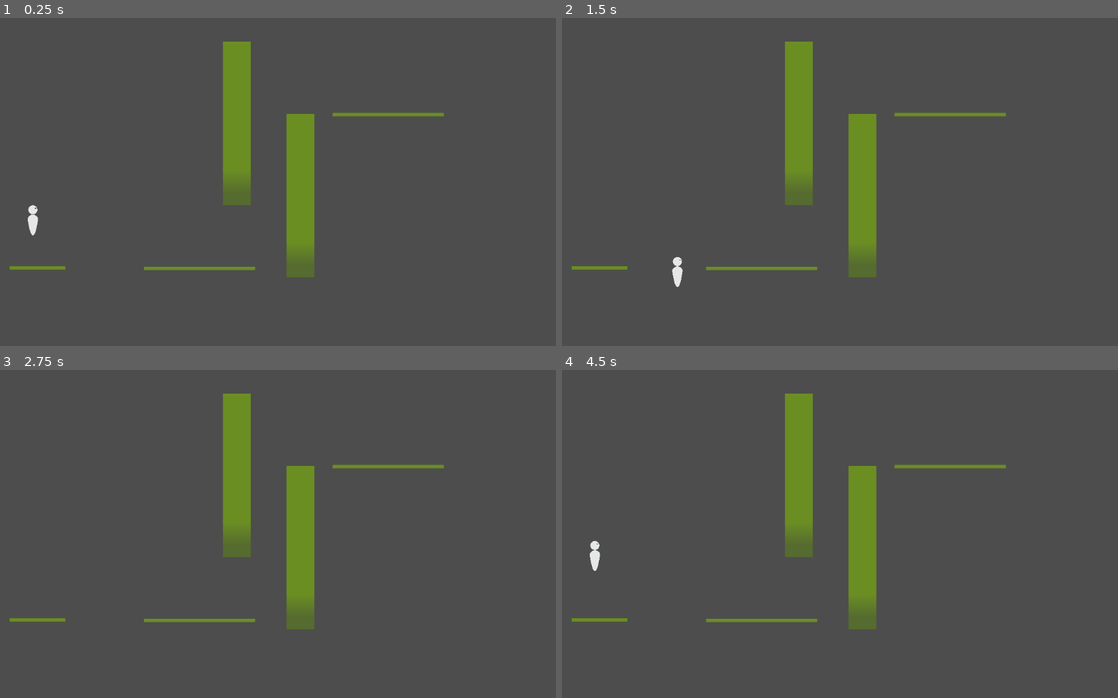
Above: before the commit, frames 1-4 (two rows, left to right).
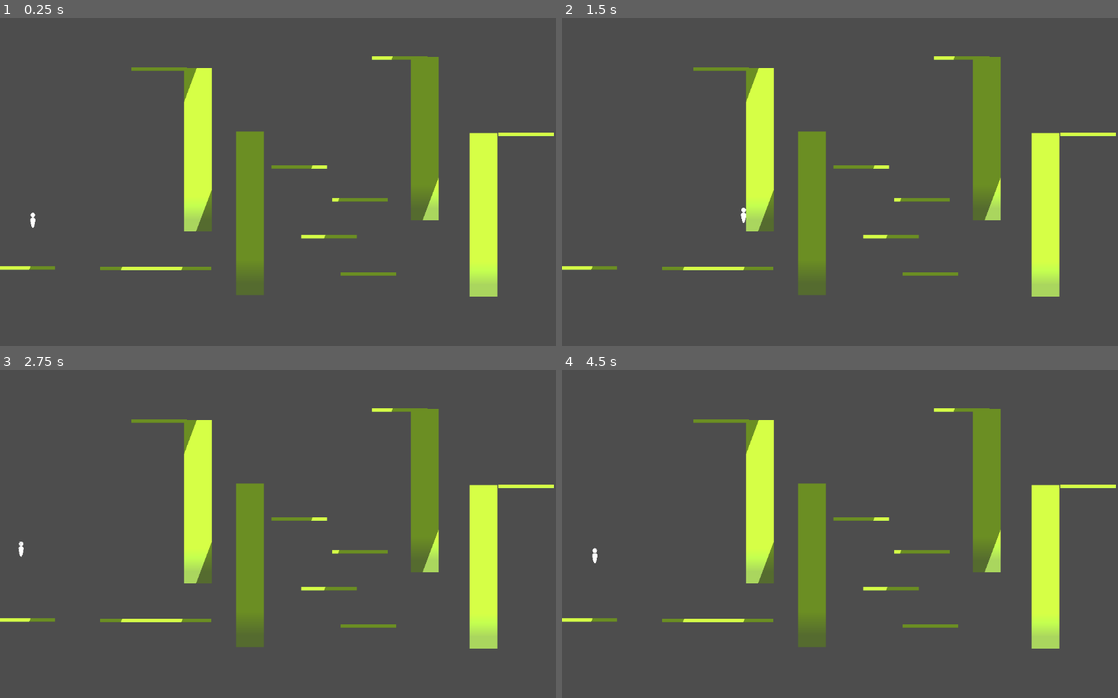
Above: after the commit, the same moments.

Repository: NeonGamerBot-QK/counterspell-boston
Game: Godot game, scene res://Levels/Demo.tscn
Same seed, same stepped clock (60 frames per second), same inputs: the game is played once before the commit and once after it.
Inputs:
- Up to frame 1 (0.25 s): no input
- Up to frame 2 (1.5 s): hold D (right) from 0.53 s (still down); tap Shift (dash) at 0.6, 1.35 s; tap Space (jump) at 0.77 s
- Up to frame 3 (2.75 s): tap Space (jump) at 1.52 s; release D (right) at 2.03 s; hold A (left) from 2.03 s (still down); tap Shift (dash) at 2.1 s
- Up to frame 4 (4.5 s): tap Enter at 2.75 s; release A (left) at 2.78 s; hold D (right) 2.78-4.25 s; tap Shift (dash) at 2.85, 3.6 s; tap Space (jump) at 3.02, 3.77 s; tap M (menu) at 4.15 s; click "Back to game" at 4.25 s

The runs differ from the first frame. In frame 1, 15% of the frame differs, in the area x 0-100%, y 7-85%; in frame 2, 15%; in frame 3, 15%; in frame 4, 15%.

Commit message:
Send items

Diff:
--- a/Levels/Demo.tscn
+++ b/Levels/Demo.tscn
@@ -11,6 +11,9 @@
 [sub_resource type="RectangleShape2D" id="RectangleShape2D_3gbcj"]
 size = Vector2(110, 6.5)
 
+[sub_resource type="OccluderPolygon2D" id="OccluderPolygon2D_qyyyj"]
+polygon = PackedVector2Array(-567, -298, -400, -298, -400, -260, -566, -260)
+
 [node name="Node2D" type="Node2D"]
 position = Vector2(569, 296)
 script = ExtResource("1_3do08")
@@ -24,7 +27,7 @@
 shape = SubResource("RectangleShape2D_fslva")
 
 [node name="Platform1" type="StaticBody2D" parent="."]
-position = Vector2(-495, 200)
+position = Vector2(-515, 200)
 metadata/_edit_group_ = true
 
 [node name="PlatformHitbox" type="CollisionShape2D" parent="Platform1"]
@@ -34,7 +37,7 @@
 texture = ExtResource("3_e1cjm")
 
 [node name="Platform2" type="StaticBody2D" parent="."]
-position = Vector2(-174, 201)
+position = Vector2(-261, 201)
 metadata/_edit_group_ = true
 
 [node name="PlatformHitbox" type="CollisionShape2D" parent="Platform2"]
@@ -46,7 +49,8 @@
 texture = ExtResource("3_e1cjm")
 
 [node name="Platform4" type="StaticBody2D" parent="."]
-position = Vector2(199, -104)
+position = Vector2(23, 0)
+scale = Vector2(0.5, 1)
 metadata/_edit_group_ = true
 
 [node name="PlatformHitbox" type="CollisionShape2D" parent="Platform4"]
@@ -57,8 +61,86 @@
 scale = Vector2(2, 1)
 texture = ExtResource("3_e1cjm")
 
+[node name="Platform5" type="StaticBody2D" parent="."]
+position = Vector2(143, 65)
+scale = Vector2(0.5, 1)
+metadata/_edit_group_ = true
+
+[node name="PlatformHitbox" type="CollisionShape2D" parent="Platform5"]
+scale = Vector2(2, 1)
+shape = SubResource("RectangleShape2D_3gbcj")
+
+[node name="PlatformSprite" type="Sprite2D" parent="Platform5"]
+scale = Vector2(2, 1)
+texture = ExtResource("3_e1cjm")
+
+[node name="Platform6" type="StaticBody2D" parent="."]
+position = Vector2(82, 138)
+scale = Vector2(0.5, 1)
+metadata/_edit_group_ = true
+
+[node name="PlatformHitbox" type="CollisionShape2D" parent="Platform6"]
+scale = Vector2(2, 1)
+shape = SubResource("RectangleShape2D_3gbcj")
+
+[node name="PlatformSprite" type="Sprite2D" parent="Platform6"]
+scale = Vector2(2, 1)
+texture = ExtResource("3_e1cjm")
+
+[node name="Platform7" type="StaticBody2D" parent="."]
+position = Vector2(160, 212)
+scale = Vector2(0.5, 1)
+metadata/_edit_group_ = true
+
+[node name="PlatformHitbox" type="CollisionShape2D" parent="Platform7"]
+scale = Vector2(2, 1)
+shape = SubResource("RectangleShape2D_3gbcj")
+
+[node name="PlatformSprite" type="Sprite2D" parent="Platform7"]
+scale = Vector2(2, 1)
+texture = ExtResource("3_e1cjm")
+
+[node name="Platform8" type="StaticBody2D" parent="."]
+position = Vector2(472, -65)
+scale = Vector2(0.5, 1)
+metadata/_edit_group_ = true
+
+[node name="PlatformHitbox" type="CollisionShape2D" parent="Platform8"]
+scale = Vector2(2, 1)
+shape = SubResource("RectangleShape2D_3gbcj")
+
+[node name="PlatformSprite" type="Sprite2D" parent="Platform8"]
+scale = Vector2(2, 1)
+texture = ExtResource("3_e1cjm")
+
+[node name="Platform9" type="StaticBody2D" parent="."]
+position = Vector2(222, -216)
+scale = Vector2(0.5, 1)
+metadata/_edit_group_ = true
+
+[node name="PlatformHitbox" type="CollisionShape2D" parent="Platform9"]
+scale = Vector2(2, 1)
+shape = SubResource("RectangleShape2D_3gbcj")
+
+[node name="PlatformSprite" type="Sprite2D" parent="Platform9"]
+scale = Vector2(2, 1)
+texture = ExtResource("3_e1cjm")
+
+[node name="Platform10" type="StaticBody2D" parent="."]
+position = Vector2(-254, -194)
+scale = Vector2(0.5, 1)
+metadata/_edit_group_ = true
+
+[node name="PlatformHitbox" type="CollisionShape2D" parent="Platform10"]
+scale = Vector2(2, 1)
+shape = SubResource("RectangleShape2D_3gbcj")
+
+[node name="PlatformSprite" type="Sprite2D" parent="Platform10"]
+scale = Vector2(2, 1)
+texture = ExtResource("3_e1cjm")
+
 [node name="Wall" type="StaticBody2D" parent="."]
-position = Vector2(26, 56)
+position = Vector2(-74, 91)
 metadata/_edit_group_ = true
 
 [node name="PlatformHitbox" type="CollisionShape2D" parent="Wall"]
@@ -70,8 +152,34 @@
 scale = Vector2(0.5, 46.2857)
 texture = ExtResource("3_e1cjm")
 
+[node name="Wall3" type="StaticBody2D" parent="."]
+position = Vector2(272, -57)
+metadata/_edit_group_ = true
+
+[node name="PlatformHitbox" type="CollisionShape2D" parent="Wall3"]
+scale = Vector2(0.5, 50)
+shape = SubResource("RectangleShape2D_3gbcj")
+
+[node name="PlatformSprite" type="Sprite2D" parent="Wall3"]
+position = Vector2(0, -3.33786e-05)
+scale = Vector2(0.5, 46.2857)
+texture = ExtResource("3_e1cjm")
+
+[node name="Wall4" type="StaticBody2D" parent="."]
+position = Vector2(388, 94)
+metadata/_edit_group_ = true
+
+[node name="PlatformHitbox" type="CollisionShape2D" parent="Wall4"]
+scale = Vector2(0.5, 50)
+shape = SubResource("RectangleShape2D_3gbcj")
+
+[node name="PlatformSprite" type="Sprite2D" parent="Wall4"]
+position = Vector2(0, -3.33786e-05)
+scale = Vector2(0.5, 46.2857)
+texture = ExtResource("3_e1cjm")
+
 [node name="Wall2" type="StaticBody2D" parent="."]
-position = Vector2(-100, -87)
+position = Vector2(-177, -35)
 metadata/_edit_group_ = true
 
 [node name="PlatformHitbox" type="CollisionShape2D" parent="Wall2"]
@@ -85,6 +193,27 @@
 
 [node name="Player" parent="." instance=ExtResource("4_a35y7")]
 position = Vector2(-504, 45)
-scale = Vector2(0.065, 0.065)
+scale = Vector2(0.033, 0.033)
+
+[node name="LightOccluder2D" type="LightOccluder2D" parent="."]
+position = Vector2(0, -28)
+occluder = SubResource("OccluderPolygon2D_qyyyj")
+
+[node name="LightOccluder2D2" type="LightOccluder2D" parent="."]
+position = Vector2(255, -28)
+occluder = SubResource("OccluderPolygon2D_qyyyj")
+
+[node name="LightOccluder2D3" type="LightOccluder2D" parent="."]
+position = Vector2(556, -28)
+occluder = SubResource("OccluderPolygon2D_qyyyj")
+
+[node name="LightOccluder2D4" type="LightOccluder2D" parent="."]
+position = Vector2(815, -28)
+occluder = SubResource("OccluderPolygon2D_qyyyj")
+
+[node name="DirectionalLight2D" type="DirectionalLight2D" parent="."]
+position = Vector2(8, -28)
+rotation = 0.359538
+shadow_enabled = true
 
 [connection signal="body_entered" from="Floor" to="Floor" method="_on_body_entered"]
--- /dev/null
+++ b/menus/menu.tscn
@@ -0,0 +1,56 @@
+[gd_scene load_steps=2 format=3 uid="uid://dj7d4n2weiqaj"]
+
+[ext_resource type="Script" path="res://panel.gd" id="1_dugti"]
+
+[node name="Control" type="Control"]
+layout_mode = 3
+anchors_preset = 15
+anchor_right = 1.0
+anchor_bottom = 1.0
+grow_horizontal = 2
+grow_vertical = 2
+
+[node name="Panel" type="Panel" parent="."]
+layout_mode = 0
+offset_right = 2002.0
+offset_bottom = 1005.0
+script = ExtResource("1_dugti")
+
+[node name="Title" type="RichTextLabel" parent="Panel"]
+custom_minimum_size = Vector2(100, 0)
+layout_mode = 0
+offset_left = 450.0
+offset_right = 550.0
+offset_bottom = 40.0
+scale = Vector2(2.08927, 1.92945)
+text = "menu"
+fit_content = true
+
+[node name="Back to game" type="Button" parent="Panel"]
+layout_mode = 0
+offset_left = 191.0
+offset_top = 398.0
+offset_right = 395.0
+offset_bottom = 456.0
+
+[node name="Label" type="Label" parent="Panel/Back to game"]
+layout_mode = 0
+offset_right = 198.0
+offset_bottom = 53.0
+scale = Vector2(1.5, 1.5)
+text = "Back to game
+"
+
+[node name="Quit" type="Button" parent="Panel"]
+layout_mode = 0
+offset_left = 744.0
+offset_top = 400.0
+offset_right = 948.0
+offset_bottom = 467.0
+
+[node name="Label" type="Label" parent="Panel/Quit"]
+layout_mode = 0
+offset_right = 198.0
+offset_bottom = 53.0
+scale = Vector2(1.5, 1.5)
+text = "Quit"
Not shown: 1 places in Levels/Demo.tscn that only renumber resources
